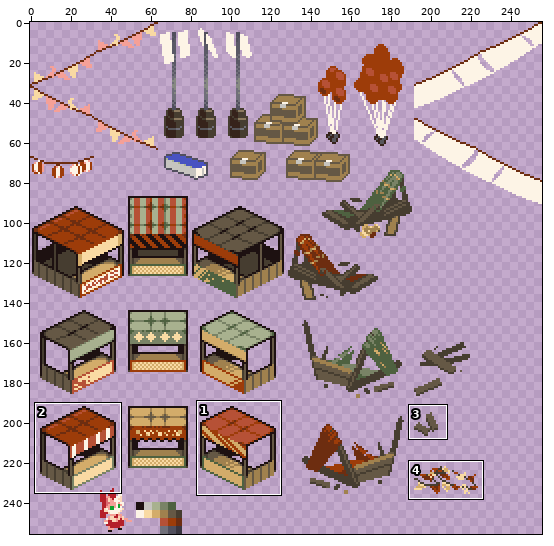
Sprite sheet, stored at Assets/Graphics/World/Materials/Festival Props.png. Above: a wide view before the commit, with the close-up outlined.
Close-up. As it was:
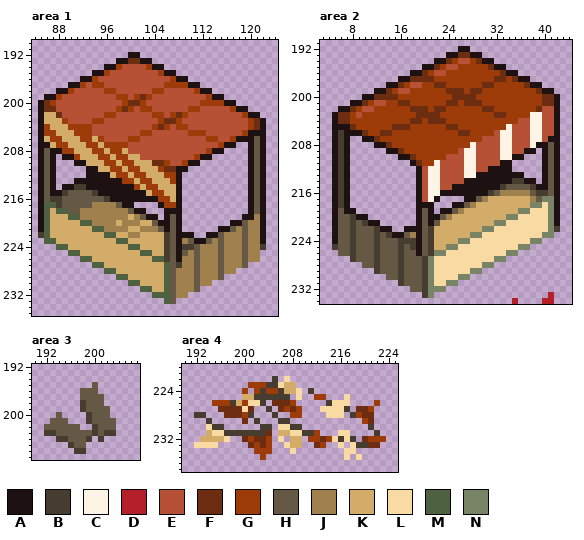
The file is 256x256 pixels. Colours within 5 levels of each other are drawn and written as one. Shown: area 1: x 84..124, y 190..235; area 2: x 3..44, y 191..234; area 3: x 190..207, y 192..207; area 4: x 190..225, y 220..237. The commit also changed other parts of the picture, which this record leaves out.
Palette (. is transparent): A #1d1111  B #463d30  C #fdf4e6  D #b4202a  E #b65136  F #6d2d10  G #9d3c09  H #655845  J #a0814e  K #d3ac6a  L #f9daa3  M #4e6140  N #798366
The result:
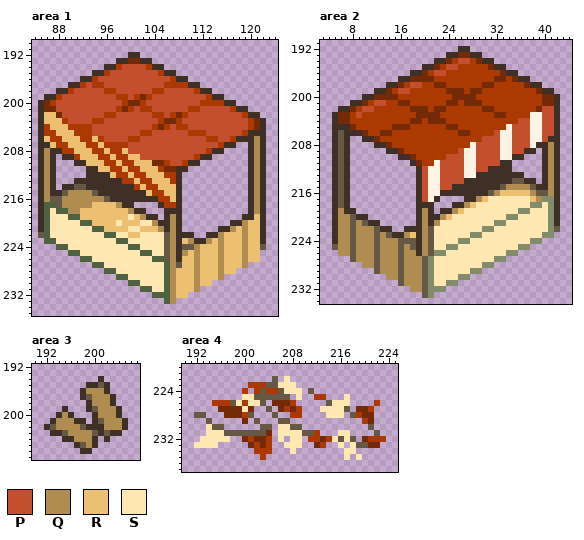
Colours new in this view: P #c54e2e  Q #b08c50  R #edbf71  S #ffe7b2
From old to new:
colour A: #1d1111 -> #3e3026
colour F: #6d2d10 -> #742907
colour G: #9d3c09 -> #ab3900
colour N: #798366 -> #818d6a
Changed rows in their new state; - is a pixel that keeps its letter.
Area 1:
first column x 85:
194 --------------PPPP--------------------
195 ------------PPPPPPPP------------------
196 ----------PPPPPPPPPPPP----------------
197 --------P--PPPPPPPPPP-----------------
198 ------PPPPP--PPPPPP--PPPPP------------
199 ----PPPPPPPPP--P---PPPPPPPPP----------
200 ---PPPPPPPPPPP----PPPPPPPPP-----------
201 ---PPPPPPPPPP---P--PPPPPP--PPPPP------
202 -RR-PPPPPPP--PPPPPP--P---PPPPPPPPP----
203 -RRR-PPPP--PPPPPPPPP----PPPPPPPPPPP---
204 --RRR----PPPPPPPPPP---P--PPPPPPPPPP---
205 ---RRR---PPPPPPPP--PPPPPP---PPPPPP----
206 -R--RRR--R-PPPP--PPPPPPPPPPP--PP----Q-
207 --R--RRR--R----PPPPPPPPPPPPPPP------Q-
208 -Q----RRR--R--RPPPPPPPPPPPPP--------Q-
209 -Q-----RRR--R--RRPPPPPPPPP----------Q-
210 -Q------RRR--R--RRR---PP------------Q-
211 -Q--------RR--R--RRR----------------Q-
212 -Q----------R--R--RRR---------------Q-
213 -Q--------------R--RRR--------------Q-
214 -Q----HH---------R--RRR-------------Q-
215 -Q--HQQQQH--------R--RR-------------Q-
216 -QHHQQQQQQQH----------R-------------Q-
217 ---HQQQQQRRRRQ----------------------Q-
218 --S--QQRRRRRRRRQ--------------------Q-
219 --SSS--RRRRRRRRSRQ----Q-------------R-
220 --SSSSS--RRRRSRRRSSQ--Q-----------QRR-
221 --SSSSSSS--RRRRSSRRRQ-Q---------QRQRR-
222 H-SSSSSSSSS--SSRRSSSSHQ-------QRRRQRR-
223 ---SSSSSSSSSS--SSSSSSHQ-RQ--QRQRRRQRR-
224 -----SSSSSSSSSS--SSSSHQ-HHQRRRQRRRQRRH
225 -------SSSSSSSSSS--SSHQ-QRQRRRQRRRQRR-
226 ---------SSSSSSSSSS--HQ-RRQRRRQRRRQRR-
227 -----------SSSSSSSSSS-QHRRQRRRQRRRQ---
228 -------------SSSSSSSS-QRRRQRRRQRR-----
229 ---------------SSSSSS-QRRRQRRRQ-------
230 -----------------SSSS-QRRRQRR---------
231 -------------------SS-QRRRQ-----------
232 ----------------------QRR-------------
233 ----------------------Q---------------
Area 2:
first column x 5:
194 ---------------------PP---------------
195 -------------------PP-----------------
196 -----------------PP-------------------
198 -------------PP-----------------------
199 -----------PP-------------------------
201 -------PP-----------------------------
202 -----PP----------------------------PP-
203 ----P------------------------------PP-
204 -------------------------------PP--PP-
205 ------------------------------PPP--PP-
206 -H-------------------------P--PPP--PP-
207 -H-----------------------PPP--PPP--P--
208 -H----------------------PPPP--PPP---Q-
209 -H-------------------P--PPPP--PP----Q-
210 -H-----------------PPP--PPPP--------Q-
211 -H----------------PPPP--PPPP--------Q-
212 -H-------------P--PPPP--PP----------Q-
213 -H-------------P--PPPP--------------Q-
214 -H-------------P--PPPP--------HH----Q-
215 -H-------------P--PP--------HQQQQH--Q-
216 -H-------------P----------HQRRRRRQHHQ-
217 -H-------------P--------QRSSSSSSSRQ---
218 -H--------------------QRSSSSSSSSS--S--
219 -Q-------------Q----QRSSSSSSSSS--SSS--
220 -QQH-----------Q--QRSSSSSSSSS--SSSSS--
221 -QQHQH---------Q-QSSSSSSSSS--SSSSSSS--
222 -QQHQQQH-------QHSSSSSSSS--SSSSSSSSS-H
223 -QQHQQQHQH--QR-QHSSSSSS--SSSSSSSSSS---
224 -QQHQQQHQQQHHH-QHSSSS--SSSSSSSSSS-----
225 HQQHQQQHQQQHQH-QHSS--SSSSSSSSSS-------
226 -QQHQQQHQQQHQQ-QH--SSSSSSSSSS---------
227 ---HQQQHQQQHQQQH-SSSSSSSSSS-----------
228 -----QQHQQQHQQQH-SSSSSSSS-------------
229 -------HQQQHQQQH-SSSSSS---------------
230 ---------QQHQQQH-SSSS-----------------
231 -----------HQQQH-SS-------------------
232 -------------QQH----------------------
233 ---------------H--------------------.-
234 ------------------------------.----..-
Area 3:
first column x 192:
194 ---------A----
195 -------AAHA---
196 ------AQQQA---
197 ------A-QQQA--
198 ------.AQQQA--
199 ---A--.A-QQQA-
200 --AQA--.AQQQA-
201 -AQQQAA.A-QQQA
202 A-QQQQHAAAQQQA
203 .AA-QQQQHAHAA-
204 --.AAQQQA.A---
205 ----.A-QA-----
206 -----.AA------
Area 4:
first column x 192:
222 -------------H-S---------------
223 ------------HHSSS--------------
224 -----------H--HSSS-H-----------
225 --------SSHHHHHH-S-------S-----
226 ------HS-SSH----------HSSS-----
227 --------S---H--------SSSSH-----
228 HH-------H---H--------SSS-H----
229 --H-------H---HH---------------
230 --SHH------HH-SSHH-----------H-
231 --SSSHHHHHHH--SSSSHH----SS----H
232 -SSSSS--------S-SS-----SHSH----
233 SSSS-----------SSS------S-SHH--
234 ----------------S--------SS----
235 -------------------------S-S---
Boxes around the changes in both close-ups, in picture pixels (x1, y1, x2, y2):
changed: (38, 52, 266, 304)
changed: (332, 46, 560, 304)
changed: (44, 376, 128, 454)
changed: (194, 376, 386, 460)
